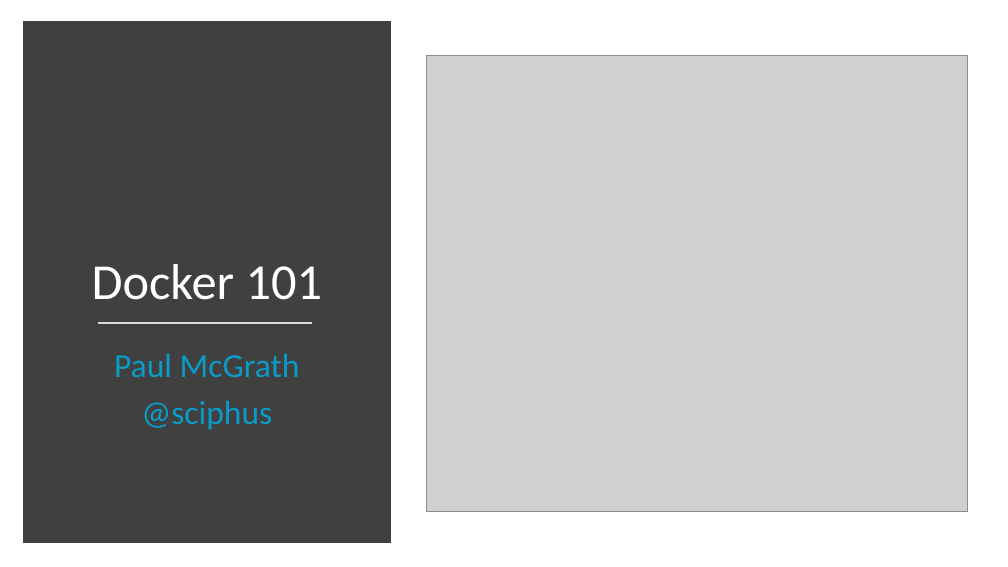
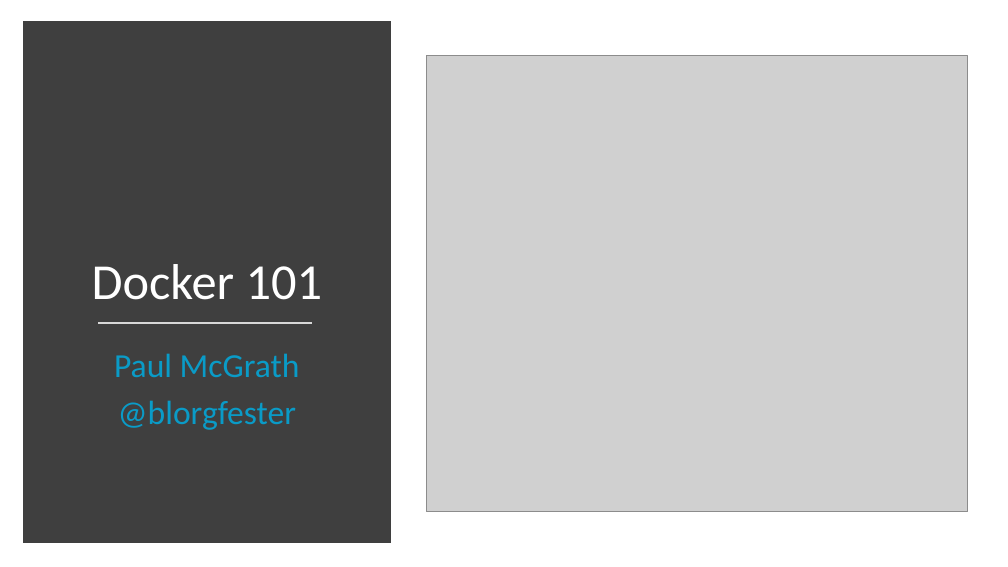
Before and after one commit to pavlosmcg/docker101, a slide deck: slide 1 of Docker 101.pptx. Drawn at 1008x567 pixels with LibreOffice and Linux fonts; fonts in the diff are those of the drawing; grey boxes stand for pictures. Boxes give left, top, right and bottom in pixels: in the first picture for what was removed or moved away, otherwise in the second. Text is boxed around its words. In the diff, an @@ line names an element or a change of style, - is before the commit and + after.

```diff
--- a/Docker 101.pptx
+++ b/Docker 101.pptx
@@ rectangle at (28, 26, 386, 538): fill #404040 to #3F3F3F; outline #404040 10 pt to #3F3F3F 10 pt @@
@@ subtitle at (118, 400, 296, 430): text changed @@
-@sciphus
+@blorgfester
```
Also in this commit, not shown: 20 other slides changed, 1 slide added.
